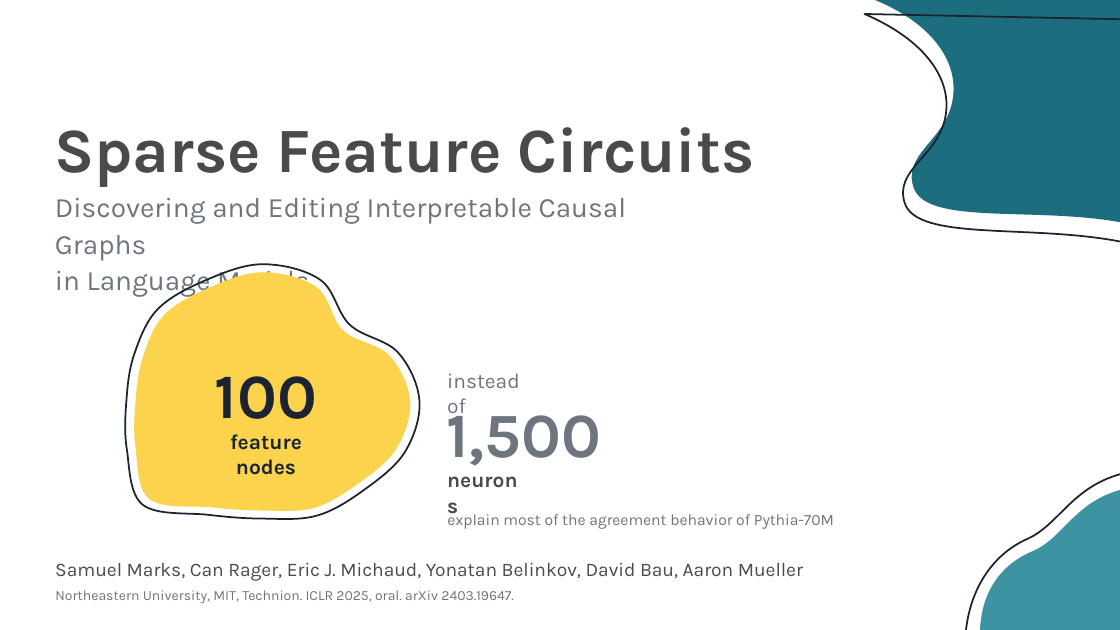
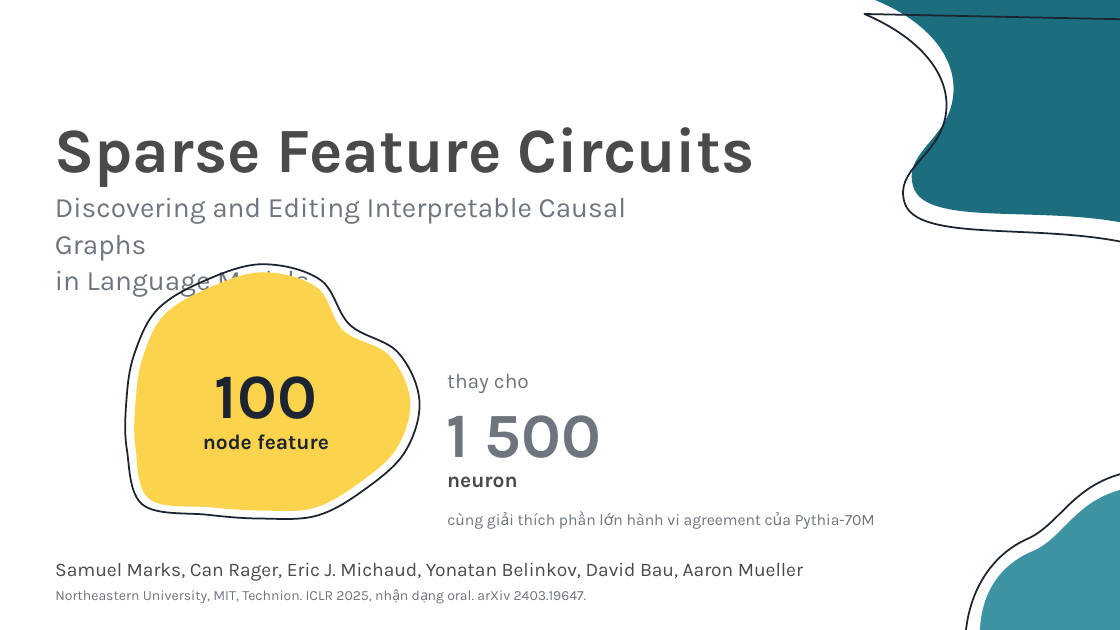
Before and after one commit to jasonhoang6201/xai-sparse-feature-circuits, a slide deck: slide 1 of slide/sparse-feature-circuits-seminar.pptx. Drawn at 1120x630 pixels with LibreOffice and Linux fonts; fonts in the diff are those of the drawing. Boxes give left, top, right and bottom in pixels: in the first picture for what was removed or moved away, otherwise in the second. Text is boxed around its words. In the diff, an @@ line names an element or a change of style, - is before the commit and + after.

```diff
--- a/slide/sparse-feature-circuits-seminar.pptx
+++ b/slide/sparse-feature-circuits-seminar.pptx
@@ text at (x1=447, y1=373, x2=529, y2=393): text changed @@
-instead of
+thay cho
@@ text at (x1=446, y1=415, x2=601, y2=458): text changed @@
-1,500
+1 500
@@ text at (x1=203, y1=434, x2=329, y2=450): text changed @@
-feature nodes
+node feature
@@ text at (x1=447, y1=513, x2=875, y2=529): text changed @@
-explain most of the agreement behavior of Pythia-70M
+cùng giải thích phần lớn hành vi agreement của Pythia-70M
@@ text at (x1=55, y1=590, x2=587, y2=604): text changed @@
-Northeastern University, MIT, Technion. ICLR 2025, oral. arXiv 2403.19647.
+Northeastern University, MIT, Technion. ICLR 2025, nhận dạng oral. arXiv 2403.19647.
```
Also in this commit, not shown: 25 other slides changed, 5 slides added, 5 slides removed, 13 other files.
